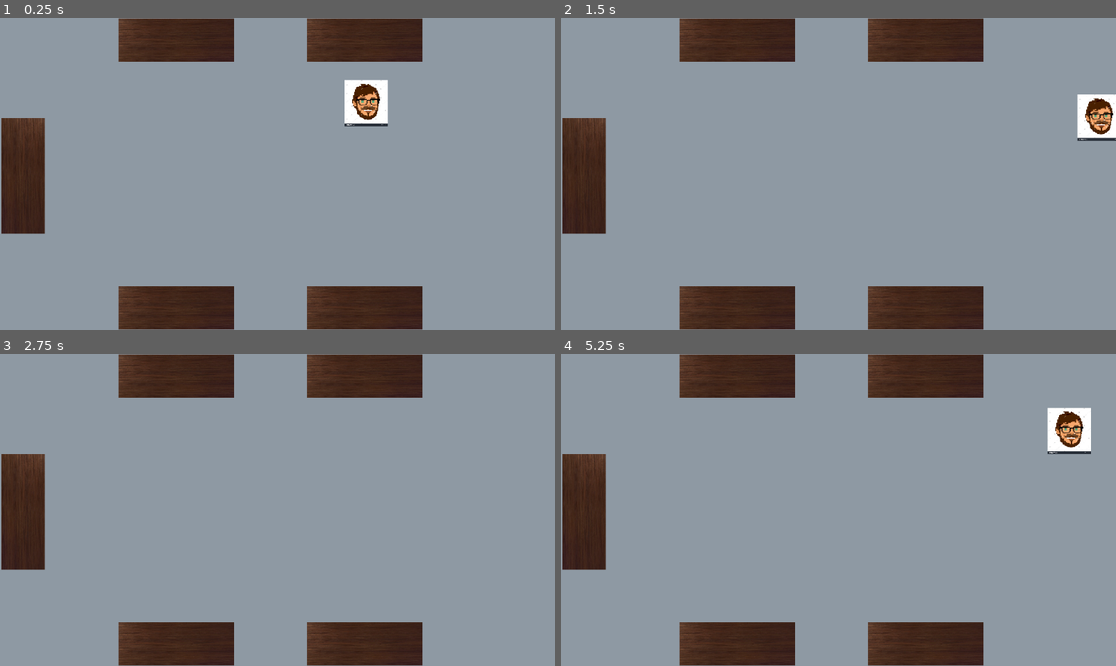
Above: before the commit, frames 1-4 (two rows, left to right).
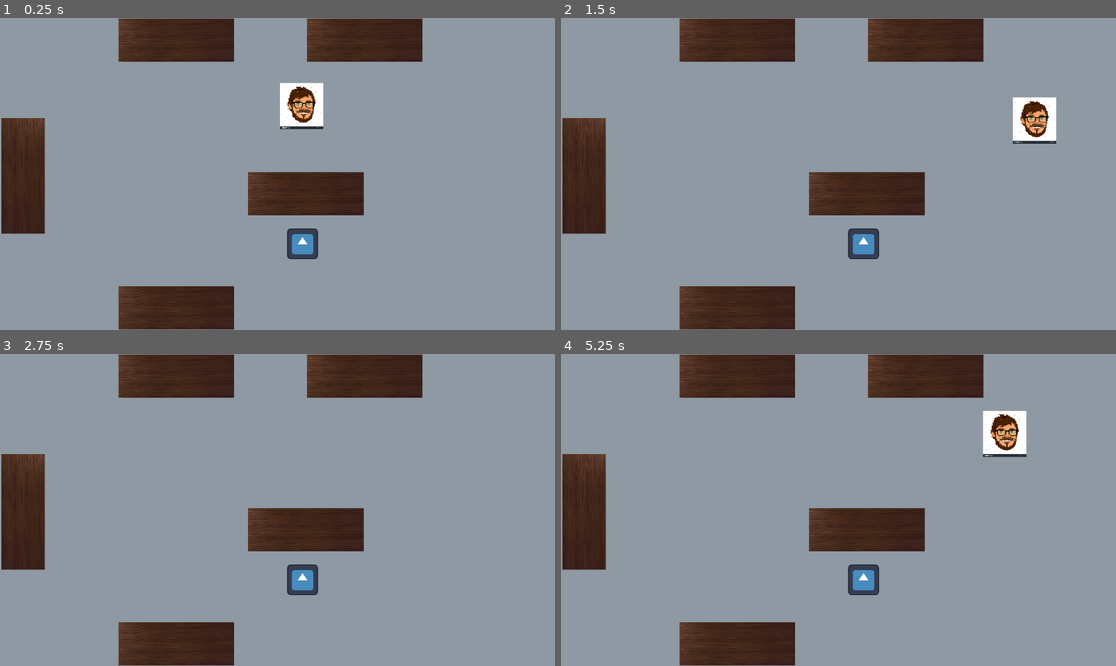
Above: after the commit, the same moments.

Repository: jmsanchezdiaz/boss-ipv-2024-e3.14cos
Game: Godot game, scene res://main.tscn
Two runs of this game, one before a commit and one after it. Both use one fixed random seed, a clock stepped at 60 frames per second and the inputs below. The engine's default icon, where the game draws it, is replaced by a stand-in: a white triangle on a blue panel in a dark square.
Inputs:
- Up to frame 1 (0.25 s): no input
- Up to frame 2 (1.5 s): tap Enter at 0.5 s; hold D (move_right) 0.53-1.28 s; hold S (move_down) from 1.28 s (still down)
- Up to frame 3 (2.75 s): release S (move_down) at 2.03 s; hold D (move_right) from 2.03 s (still down)
- Up to frame 4 (5.25 s): tap Space at 2.75, 4.25 s; release D (move_right) at 2.78 s; hold W (move_up) 2.78-3.53 s; tap Enter at 3.5 s; hold A (move_left) 3.53-5.03 s; hold S (move_down) from 5.03 s (still down)

The runs differ from the first frame. In frame 1, 8.7% of the frame differs, in the area x 44-77%, y 19-100%; in frame 2, 8.6%; in frame 3, 6.4%; in frame 4, 8.7%.

Commit message:
add enemy

Diff:
--- a/entities/Player/Player.tscn
+++ b/entities/Player/Player.tscn
@@ -9,6 +9,7 @@
 
 [node name="Player" type="CharacterBody2D"]
 scale = Vector2(0.06, 0.06)
+collision_layer = 2
 script = ExtResource("1_4in8l")
 
 [node name="Body" type="Sprite2D" parent="."]
--- /dev/null
+++ b/entities/enemies/Zombie.tscn
@@ -0,0 +1,34 @@
+[gd_scene load_steps=5 format=3 uid="uid://djba5um6gbc7k"]
+
+[ext_resource type="Texture2D" uid="uid://ctlppq3e6ixwp" path="res://icon.svg" id="1_n1eks"]
+[ext_resource type="Script" path="res://entities/enemies/zombie.gd" id="1_wyi4p"]
+
+[sub_resource type="RectangleShape2D" id="RectangleShape2D_ex538"]
+size = Vector2(64, 64)
+
+[sub_resource type="CircleShape2D" id="CircleShape2D_acmul"]
+radius = 221.226
+
+[node name="Zombie" type="CharacterBody2D"]
+script = ExtResource("1_wyi4p")
+SPEED = 100.0
+
+[node name="Sprite2D" type="Sprite2D" parent="."]
+scale = Vector2(0.5, 0.5)
+texture = ExtResource("1_n1eks")
+
+[node name="CollisionShape2D" type="CollisionShape2D" parent="."]
+shape = SubResource("RectangleShape2D_ex538")
+
+[node name="RayCast2D" type="RayCast2D" parent="."]
+collision_mask = 3
+
+[node name="DetectionArea" type="Area2D" parent="."]
+collision_layer = 0
+collision_mask = 2
+
+[node name="CollisionShape2D" type="CollisionShape2D" parent="DetectionArea"]
+shape = SubResource("CircleShape2D_acmul")
+
+[connection signal="body_entered" from="DetectionArea" to="." method="_on_detection_area_body_entered"]
+[connection signal="body_exited" from="DetectionArea" to="." method="_on_detection_area_body_exited"]
--- /dev/null
+++ b/entities/enemies/zombie.gd
@@ -0,0 +1,29 @@
+extends CharacterBody2D
+
+@export var HEALTH_POINTS: float  = 100.0
+@export var SPEED: float = 50.0
+
+var raycast: RayCast2D
+
+var target: Node2D
+
+func _ready() -> void:
+	raycast = $RayCast2D
+
+func _physics_process(delta: float) -> void:
+	if(target):
+		raycast.target_position = raycast.to_local(target.global_transform.origin)
+		raycast.force_raycast_update()
+
+		if raycast.is_colliding() && raycast.get_collider() == target:
+			position += (target.position - position).normalized() * SPEED * delta
+			move_and_collide(Vector2(0,0))
+
+
+func _on_detection_area_body_entered(body: Node2D) -> void:
+	target = body;
+
+
+
+func _on_detection_area_body_exited(body: Node2D) -> void:
+	target = null
--- a/entities/world/Desk.tscn
+++ b/entities/world/Desk.tscn
@@ -3,13 +3,14 @@
 [ext_resource type="Texture2D" uid="uid://mdmcd48tcv30" path="res://assets/deks.webp" id="1_4b1dk"]
 
 [sub_resource type="RectangleShape2D" id="RectangleShape2D_bggds"]
-size = Vector2(225, 225)
+size = Vector2(776.667, 517.647)
 
 [node name="StaticBody2D" type="StaticBody2D"]
 scale = Vector2(0.3, 0.17)
 
 [node name="CollisionShape2D" type="CollisionShape2D" parent="."]
-position = Vector2(-0.5, 0.5)
+position = Vector2(8.33328, 5.88235)
+scale = Vector2(1, 1)
 shape = SubResource("RectangleShape2D_bggds")
 
 [node name="Sprite2D" type="Sprite2D" parent="."]
--- a/main.tscn
+++ b/main.tscn
@@ -1,7 +1,8 @@
-[gd_scene load_steps=3 format=3 uid="uid://bnmm0kxknd4pw"]
+[gd_scene load_steps=4 format=3 uid="uid://bnmm0kxknd4pw"]
 
 [ext_resource type="PackedScene" uid="uid://3u862rxcxh83" path="res://entities/world/Desk.tscn" id="1_kua1b"]
 [ext_resource type="PackedScene" uid="uid://b03m6mbug7ngg" path="res://entities/Player/Player.tscn" id="2_1h6nk"]
+[ext_resource type="PackedScene" uid="uid://djba5um6gbc7k" path="res://entities/enemies/Zombie.tscn" id="3_gv0og"]
 
 [node name="Main" type="Node"]
 
@@ -14,7 +15,7 @@
 color = Color(0.555886, 0.600345, 0.637864, 1)
 
 [node name="Player" parent="." instance=ExtResource("2_1h6nk")]
-position = Vector2(760, 177)
+position = Vector2(626, 183)
 
 [node name="Desk" parent="." instance=ExtResource("1_kua1b")]
 position = Vector2(366, 46)
@@ -23,7 +24,7 @@
 position = Vector2(757, 46)
 
 [node name="Desk3" parent="." instance=ExtResource("1_kua1b")]
-position = Vector2(757, 602)
+position = Vector2(635, 365)
 
 [node name="Desk4" parent="." instance=ExtResource("1_kua1b")]
 position = Vector2(366, 602)
@@ -31,3 +32,6 @@
 [node name="Desk5" parent="." instance=ExtResource("1_kua1b")]
 position = Vector2(48, 328)
 rotation = 1.5708
+
+[node name="Zombie" parent="." instance=ExtResource("3_gv0og")]
+position = Vector2(628, 469)
